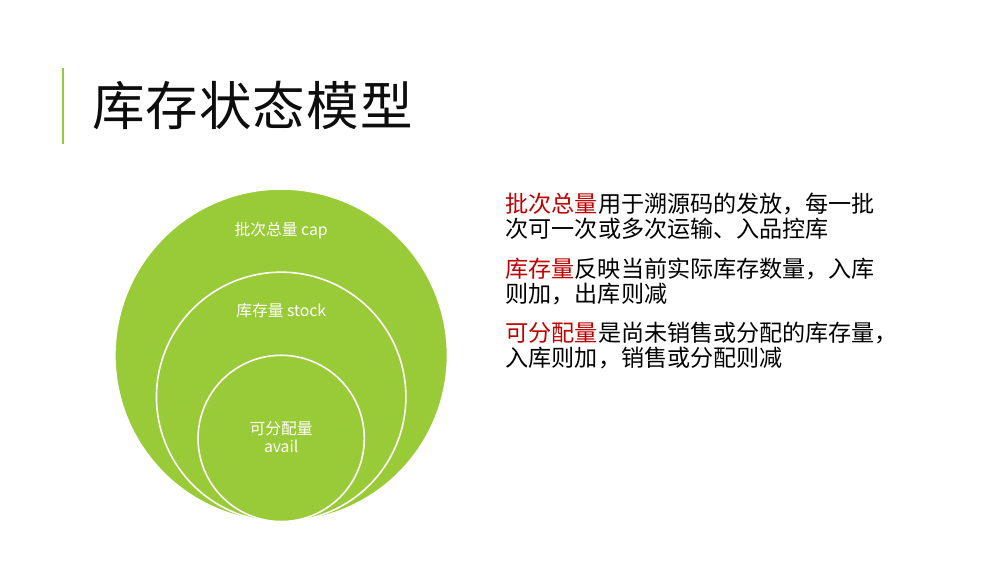
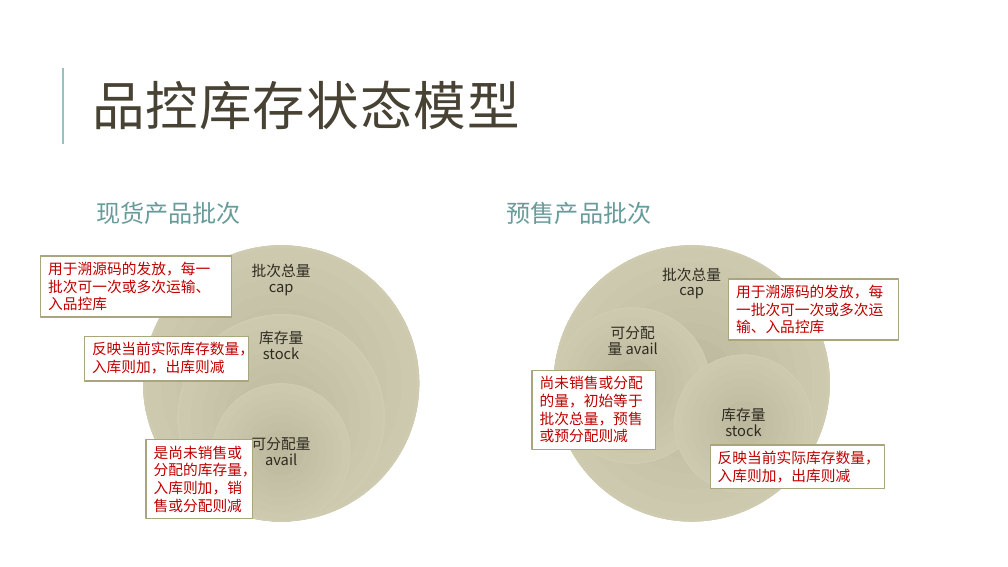
Before and after one commit to jzgi/chainsmart, a slide deck: slide 24 of Docs/品链供销平台.pptx. Drawn at 1008x567 pixels with LibreOffice and Linux fonts; fonts in the diff are those of the drawing. Boxes give left, top, right and bottom in pixels: in the first picture for what was removed or moved away, otherwise in the second. Text is boxed around its words. In the diff, an @@ line names an element or a change of style, - is before the commit and + after.

```diff
--- a/Docs/品链供销平台.pptx
+++ b/Docs/品链供销平台.pptx
@@ line (63, 144) - (63, 68): stroke #99CB38 1.5 pt to #9CBEBD 1.5 pt @@
@@ title at box(92, 80, 519, 129): text changed; text colour #0D0D0D to #474233 @@
-库存状态模型
+品控库存状态模型
@@ text added at box(96, 202, 241, 224), 23 pt, text #689C9A @@
+现货产品批次
@@ ellipse removed at box(115, 189, 448, 522) @@
@@ text removed at box(506, 192, 898, 369) @@
-  批次总量用于溯源码的发放，每一批次可一次或多次运输、入品控库
-  库存量反映当前实际库存数量，入库则加，出库则减
-  可分配量是尚未销售或分配的库存量，入库则加，销售或分配则减
@@ text added at box(507, 202, 652, 224), 23 pt, text #689C9A @@
+预售产品批次
@@ rectangle added at box(41, 256, 232, 318), fill #FFFFFF, outline #A9A57C 1.25 pt, 14 pt, text #C00000 @@
+用于溯源码的发放，每一批次可一次或多次运输、入品控库
@@ ellipse: place and size @@
-ellipse at box(157, 272, 406, 522)
+ellipse at box(143, 245, 419, 521)
@@ ellipse at box(143, 245, 419, 521): fill #99CB38 to gradient #BBB89D to #D5D2B9; outline #FFFFFF 1.5 pt to none @@
@@ size 15 to 14 pt, text colour #FFFFFF to #2E2B21 in 3 elements at box(252, 437, 311, 465), box(259, 331, 303, 359), box(252, 264, 311, 296) @@
@@ text "批次总量 cap": place and size @@
-text "批次总量 cap" at box(235, 222, 327, 239)
+text "批次总量 cap" at box(252, 264, 311, 296)
@@ rectangle added at box(729, 279, 899, 340), fill #FFFFFF, outline #A9A57C 1.25 pt, 14 pt, text #C00000 @@
+用于溯源码的发放，每一批次可一次或多次运输、入品控库
@@ ellipse added at box(178, 315, 385, 522), fill gradient #BBB89D to #D5D2B9 @@
@@ text "库存量 stock": place and size @@
-text "库存量 stock" at box(236, 303, 326, 318)
+text "库存量 stock" at box(259, 331, 303, 359)
@@ rectangle added at box(85, 337, 249, 381), fill #FFFFFF, outline #A9A57C 1.25 pt, 14 pt, text #C00000 @@
+反映当前实际库存数量，入库则加，出库则减
@@ ellipse at box(212, 383, 351, 522): fill #99CB38 to gradient #BBB89D to #D5D2B9; outline #FFFFFF 1.5 pt to none @@
@@ ellipse: place and size @@
-ellipse at box(198, 355, 364, 522)
+ellipse at box(212, 383, 351, 522)
@@ rectangle added at box(532, 371, 656, 449), fill #FFFFFF, outline #A9A57C 1.25 pt, 14 pt, text #C00000 @@
+尚未销售或分配的量，初始等于批次总量，预售或预分配则减
@@ text "可分配量 avail": place and size @@
-text "可分配量 avail" at box(250, 421, 313, 452)
+text "可分配量 avail" at box(252, 437, 311, 465)
@@ group added at box(554, 245, 830, 521): 3 ellipses, 3 texts @@
+批次总量 cap
+可分配量 avail
+库存量 stock
@@ rectangle added at box(146, 440, 253, 519), fill #FFFFFF, outline #A9A57C 1.25 pt, 14 pt, text #C00000 @@
+是尚未销售或分配的库存量，入库则加，销售或分配则减
@@ rectangle added at box(711, 445, 885, 488), fill #FFFFFF, outline #A9A57C 1.25 pt, 14 pt, text #C00000 @@
+反映当前实际库存数量，入库则加，出库则减
```
Also in this commit, not shown: 27 other slides changed, 13 other files.
